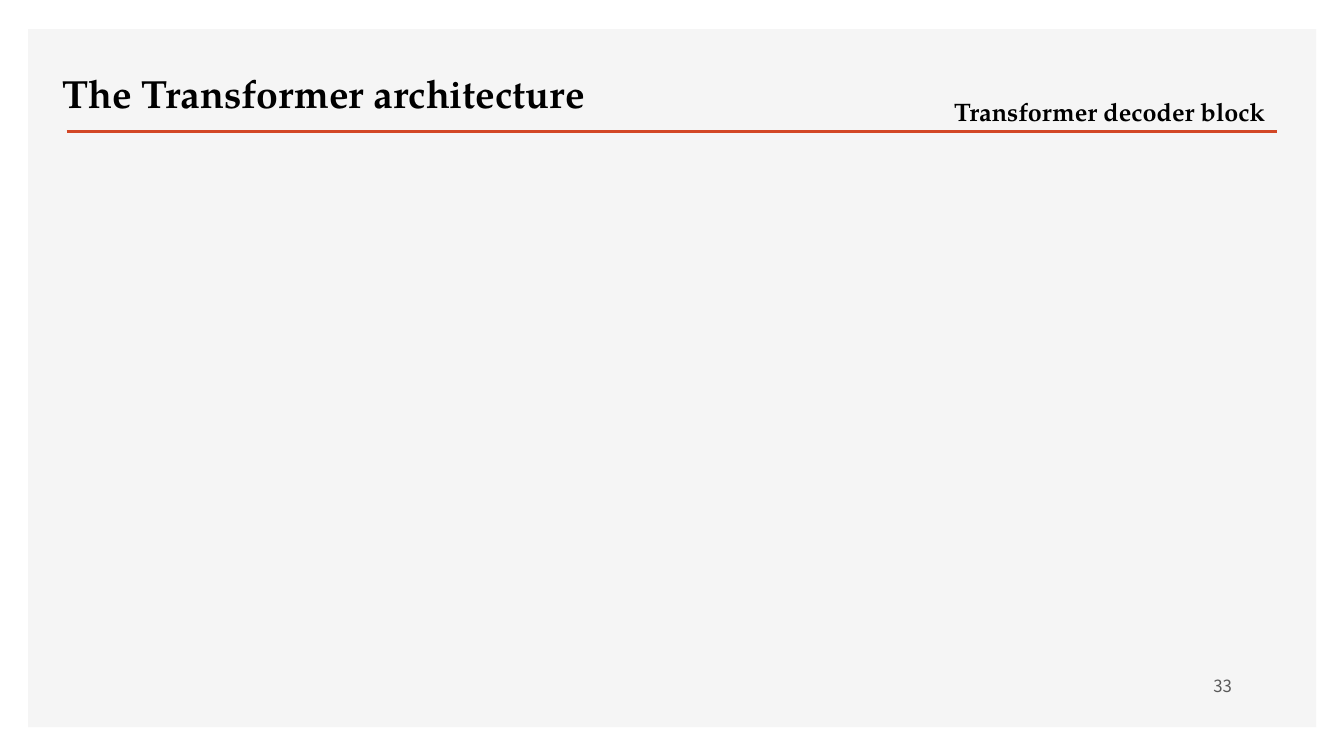
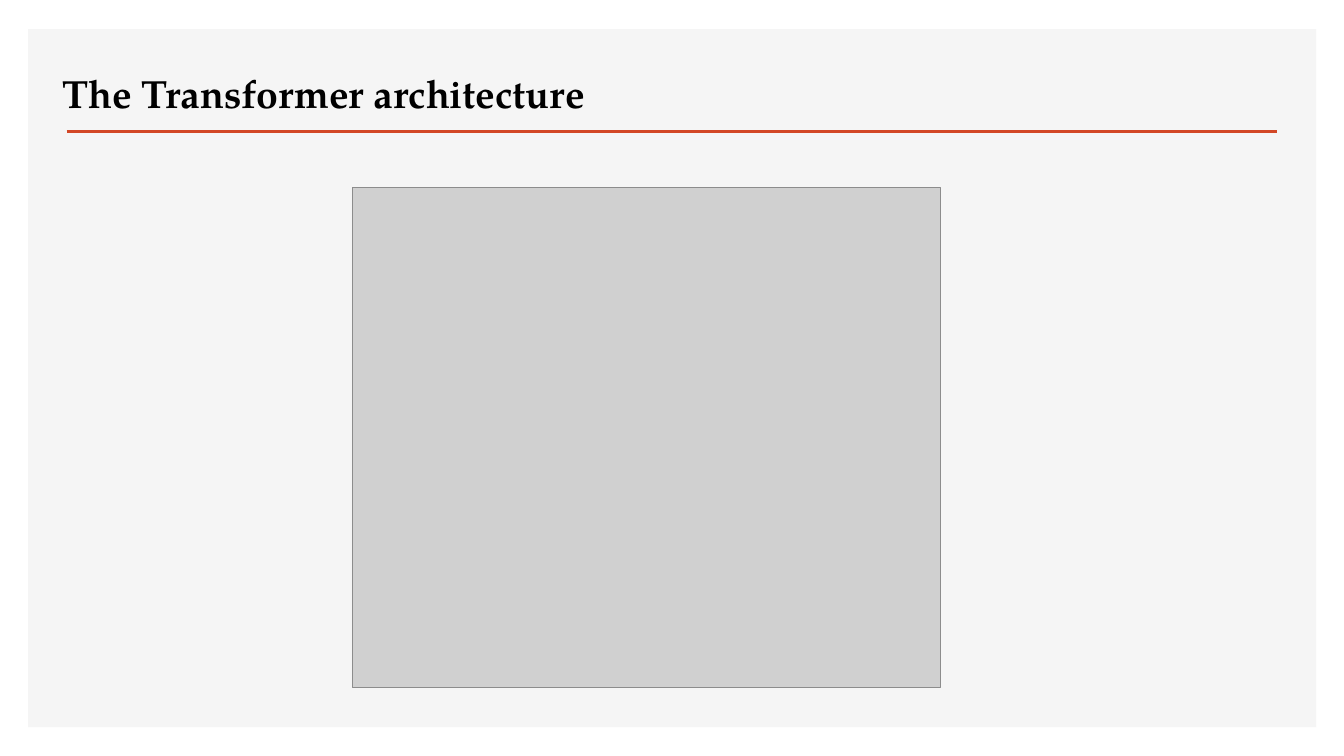
Before and after one commit to ancestor9/2026_Fall_Deep-Learning-with-Python, a slide deck: slide 33 of Chapter 15 Language models and the Transformer.pptx. Drawn at 1344x756 pixels with LibreOffice and Linux fonts; fonts in the diff are those of the drawing; grey boxes stand for pictures; background and template pictures are left out. Boxes give left, top, right and bottom in pixels: in the first picture for what was removed or moved away, otherwise in the second. Text is boxed around its words. In the diff, an @@ line names an element or a change of style, - is before the commit and + after.

```diff
--- a/Chapter 15 Language models and the Transformer.pptx
+++ b/Chapter 15 Language models and the Transformer.pptx
@@ text removed at (954,103,1265,131) @@
-Transformer decoder block
@@ picture added at (353,188,941,688) @@
@@ page number removed at (1213,679,1232,692) @@
-33
```
Also in this commit, not shown: 14 other slides changed, 2 slides added, 2 slides removed.
